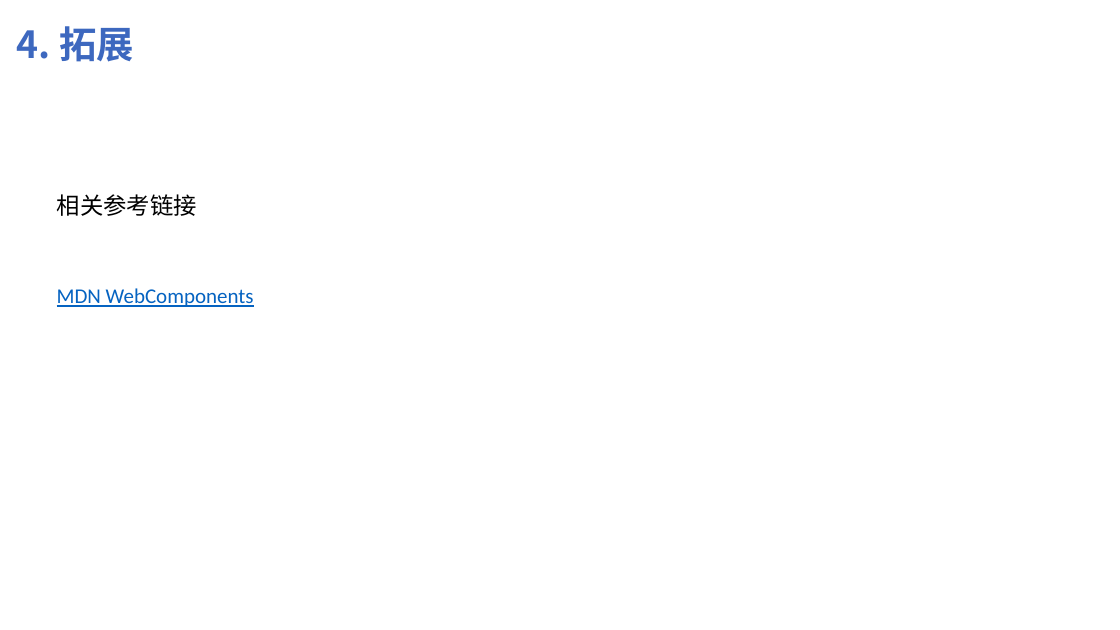
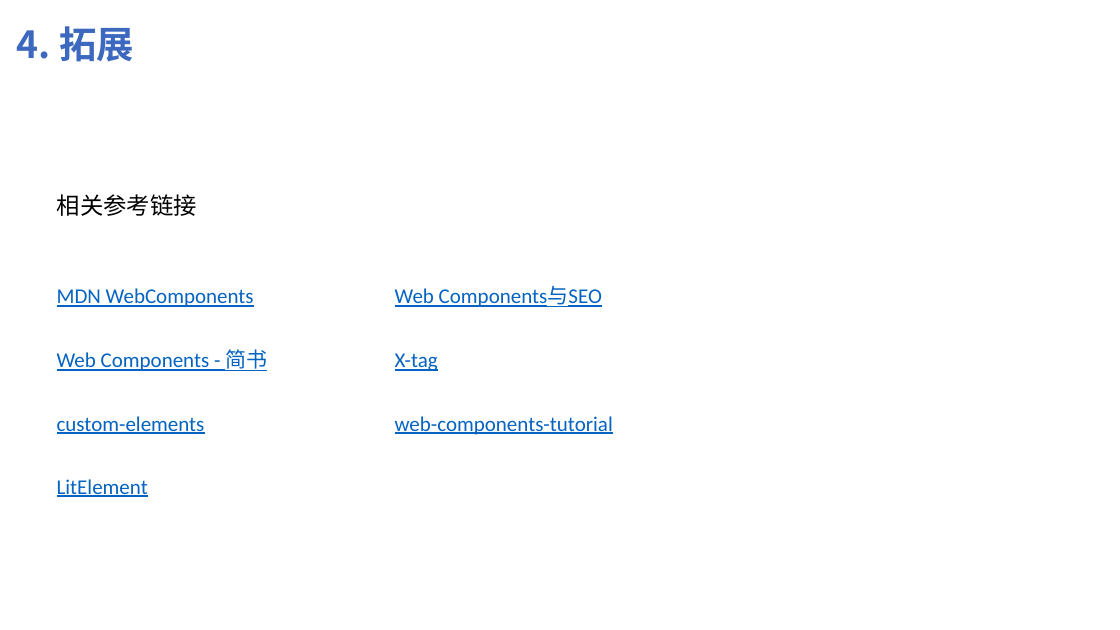
Before and after one commit to shuyancang/FE_learnings, a slide deck: slide 27 of webComponents/web Componts.pptx (slide 19 before the commit). Drawn at 1120x630 pixels with LibreOffice and Linux fonts; fonts in the diff are those of the drawing. Boxes give left, top, right and bottom in pixels: in the first picture for what was removed or moved away, otherwise in the second. Text is boxed around its words. In the diff, an @@ line names an element or a change of style, - is before the commit and + after.

```diff
--- a/webComponents/web Componts.pptx
+++ b/webComponents/web Componts.pptx
@@ text added at bbox=[395, 286, 602, 307], 18 pt, text #0563C1, underline @@
+Web Components与SEO
@@ text added at bbox=[57, 349, 267, 371], 18 pt, text #0563C1, underline @@
+Web Components - 简书
@@ text added at bbox=[395, 353, 438, 371], 18 pt, text #0563C1, underline @@
+X-tag
@@ text added at bbox=[57, 416, 205, 434], 18 pt, text #0563C1, underline @@
+custom-elements
@@ text added at bbox=[395, 416, 613, 435], 18 pt, text #0563C1, underline @@
+web-components-tutorial
@@ text added at bbox=[57, 479, 148, 497], 18 pt, text #0563C1, underline @@
+LitElement
```
Also in this commit, not shown: 5 other slides changed, 8 slides added, 7 other files.
